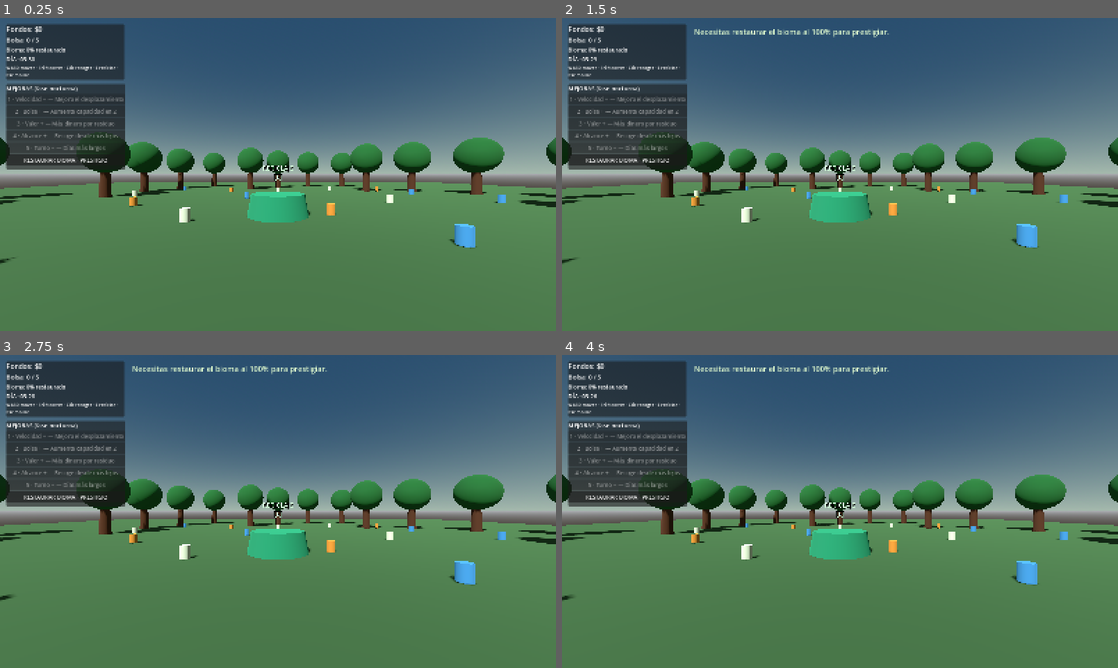
Above: before the commit, frames 1-4 (two rows, left to right).
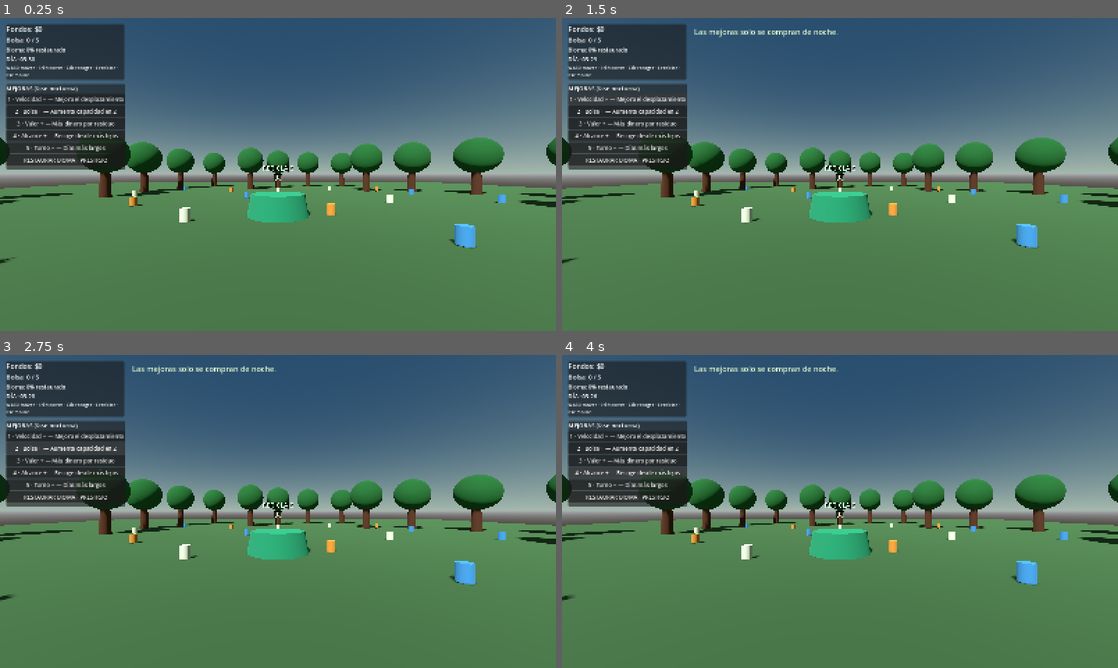
Above: after the commit, the same moments.

Repository: Tomardosama/verdevivo
Game: Godot game, scene res://scenes/main/main.tscn
Two runs of this game, one before a commit and one after it. Both use one fixed random seed, a clock stepped at 60 frames per second and the inputs below.
Inputs (mouse positions are in pixels of both pictures, inside the frame that each line leads up to):
- Up to frame 1 (0.25 s): no input
- Up to frame 2 (1.5 s): click "RESTAURAR BIOMA · PRESTIGIO" at 0.5 s; click (628, 99) at 1.25 s, where only the run after the commit has a clickable "1 · Velocidad + — Mejora el d…"
- Up to frame 3 (2.75 s): click (66, 448) at 2 s, where only the run after the commit has a clickable "2 · Bolsa + — Aumenta capacid…"
- Up to frame 4 (4 s): click (628, 461) at 2.75 s, where only the run after the commit has a clickable "3 · Valor + — Más dinero por …"; click (628, 473) at 3.5 s, where only the run after the commit has a clickable "4 · Alcance + — Recoge desde …"

The runs differ from the first frame. In frame 1, 0.6% of the frame differs, in the area x 1-23%, y 25-43%; in frame 2, 1.0%, in the area x 1-59%, y 3-43%; in frame 3, 1.0%; in frame 4, 1.0%.
Error after the commit: Parse Error: Identifier "ConeMesh" not declared in the current scope. (res://scripts/environment/wildlife_actor.gd:73)

Commit message:
Add living wildlife unlocks and persistent restoration state

Diff:
--- a/scripts/main.gd
+++ b/scripts/main.gd
@@ -3,6 +3,7 @@
 const PLAYER_SCENE := preload("res://scenes/player/player.tscn")
 const TRASH_SCENE := preload("res://scenes/garbage/trash.tscn")
 const HUD_SCRIPT := preload("res://scripts/ui/hud.gd")
+const WILDLIFE_SCRIPT := preload("res://scripts/environment/wildlife_actor.gd")
 const SAVE_PATH := "user://trush_save.cfg"
 
 @export_group("World")
@@ -32,6 +33,7 @@
 	_spawn_trash()
 	_spawn_station()
 	_create_hud()
+	_restore_unlocked_wildlife()
 	_apply_upgrades()
 	_update_hud()
 
@@ -163,7 +165,9 @@
 		Vector3(11, 0, 1), Vector3(-1, 0, 10), Vector3(5, 0, -11), Vector3(-6, 0, 11),
 		Vector3(12, 0, -3), Vector3(-12, 0, 2), Vector3(9, 0, -10), Vector3(-9, 0, -11)
 	]
-	for i in range(mini(starting_trash_count, positions.size())):
+	var target_count := mini(starting_trash_count, positions.size())
+	var first_remaining := clampi(collected_trash, 0, target_count)
+	for i in range(first_remaining, target_count):
 		var trash := TRASH_SCENE.instantiate() as TrashPickup
 		trash.position = positions[i]
 		var material := StandardMaterial3D.new()
@@ -173,7 +177,7 @@
 		if visual:
 			visual.material_override = material
 		add_child(trash)
-	total_trash = mini(starting_trash_count, positions.size())
+	total_trash = target_count
 
 func _spawn_station() -> void:
 	var station := Node3D.new()
@@ -204,7 +208,9 @@
 	add_child(hud)
 	hud.upgrade_requested.connect(_buy_upgrade)
 	hud.prestige_requested.connect(_perform_prestige)
+	hud.bestiary_toggled.connect(hud.toggle_bestiary)
 	hud.set_upgrade_access(not is_day)
+	_refresh_bestiary()
 
 func _on_inventory_changed(current: int, capacity: int) -> void:
 	if hud:
@@ -231,25 +237,46 @@
 	var percent := _restoration_percent()
 	hud.update_progress(percent)
 	var milestones := [
-		{"percent": 25, "name": "Aves del bosque", "message": "¡La limpieza permite el regreso de las aves!"},
-		{"percent": 60, "name": "Pequeños mamíferos", "message": "¡Vuelven los pequeños mamíferos al bioma!"},
-		{"percent": 100, "name": "Bosque restaurado", "message": "¡Bioma restaurado al 100%! Has desbloqueado el prestigio."}
+		{"percent": 25, "name": "Hornero", "id": "bird", "description": "Ave nativa que construye nidos de barro y ayuda a mantener el equilibrio del ecosistema.", "message": "¡Regresó el hornero al bosque!"},
+		{"percent": 60, "name": "Zorro gris", "id": "fox", "description": "Mamífero omnívoro que dispersa semillas y contribuye al control de pequeños animales.", "message": "¡Se observó un zorro gris en el bioma!"},
+		{"percent": 100, "name": "Venado de campo", "id": "deer", "description": "Herbívoro nativo de pastizales y ambientes abiertos; su presencia indica un hábitat más saludable.", "message": "¡El venado de campo volvió al ecosistema! Bioma restaurado."}
 	]
 	for milestone in milestones:
 		var species_name: String = milestone["name"]
 		if percent >= int(milestone["percent"]) and not species_unlocked.has(species_name):
 			species_unlocked.append(species_name)
 			hud.show_message(milestone["message"])
-			_spawn_species_marker(species_name)
+			_spawn_species_marker(milestone)
+			_refresh_bestiary()
 			_save_game()
 
-func _spawn_species_marker(species_name: String) -> void:
-	var marker := Label3D.new()
-	marker.text = "✦ " + species_name
-	marker.position = Vector3(randf_range(-7.0, 7.0), 2.4, randf_range(-7.0, 7.0))
-	marker.font_size = 36
-	marker.modulate = Color(0.85, 1.0, 0.75)
-	add_child(marker)
+func _spawn_species_marker(species: Dictionary) -> void:
+	var actor := WILDLIFE_SCRIPT.new() as TRushWildlife
+	actor.species_id = str(species["id"])
+	actor.position = Vector3(randf_range(-7.0, 7.0), 0.0, randf_range(-7.0, 7.0))
+	actor.name = "Wildlife_" + str(species["id"])
+	add_child(actor)
+
+func _restore_unlocked_wildlife() -> void:
+	for species in _species_catalog():
+		if species_unlocked.has(str(species["name"])):
+			_spawn_species_marker(species)
+
+func _refresh_bestiary() -> void:
+	if hud == null:
+		return
+	var unlocked: Array[Dictionary] = []
+	for species in _species_catalog():
+		if species_unlocked.has(str(species["name"])):
+			unlocked.append(species)
+	hud.set_bestiary(unlocked)
+
+func _species_catalog() -> Array[Dictionary]:
+	return [
+		{"name": "Hornero", "id": "bird", "description": "Ave nativa que construye nidos de barro y ayuda a mantener el equilibrio del ecosistema."},
+		{"name": "Zorro gris", "id": "fox", "description": "Mamífero omnívoro que dispersa semillas y contribuye al control de pequeños animales."},
+		{"name": "Venado de campo", "id": "deer", "description": "Herbívoro nativo de pastizales y ambientes abiertos; su presencia indica un hábitat más saludable."}
+	]
 
 func _upgrade_cost(upgrade_id: String) -> int:
 	var level := int(upgrades[upgrade_id])
